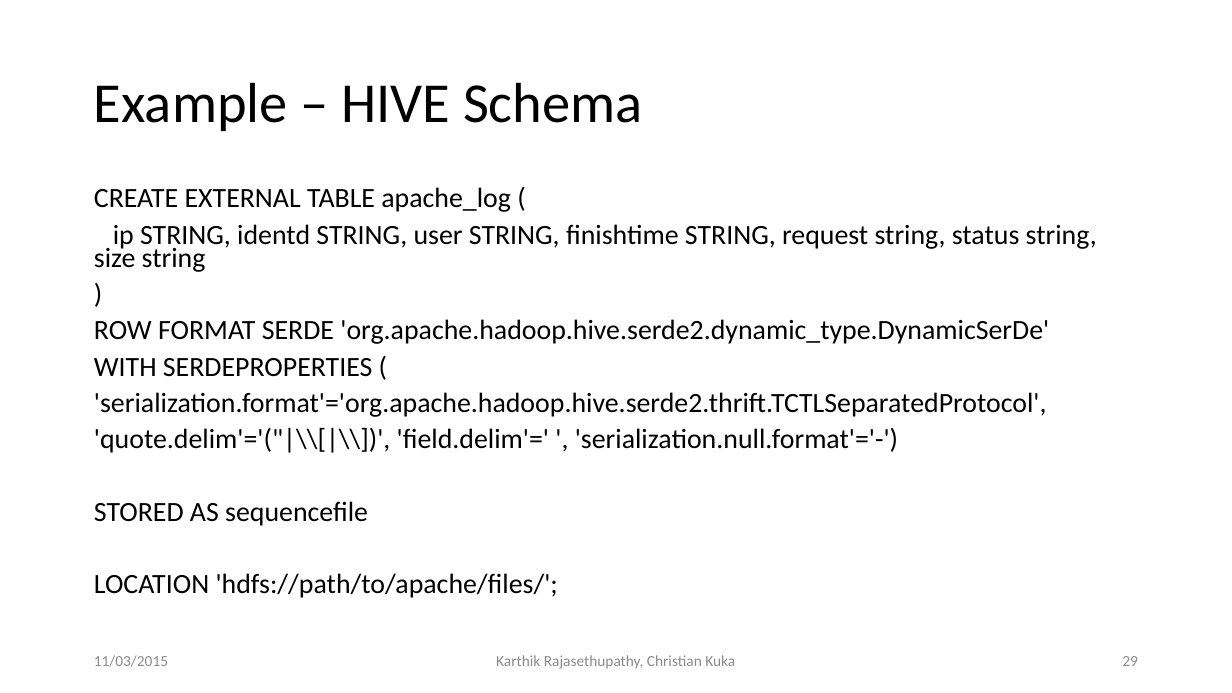
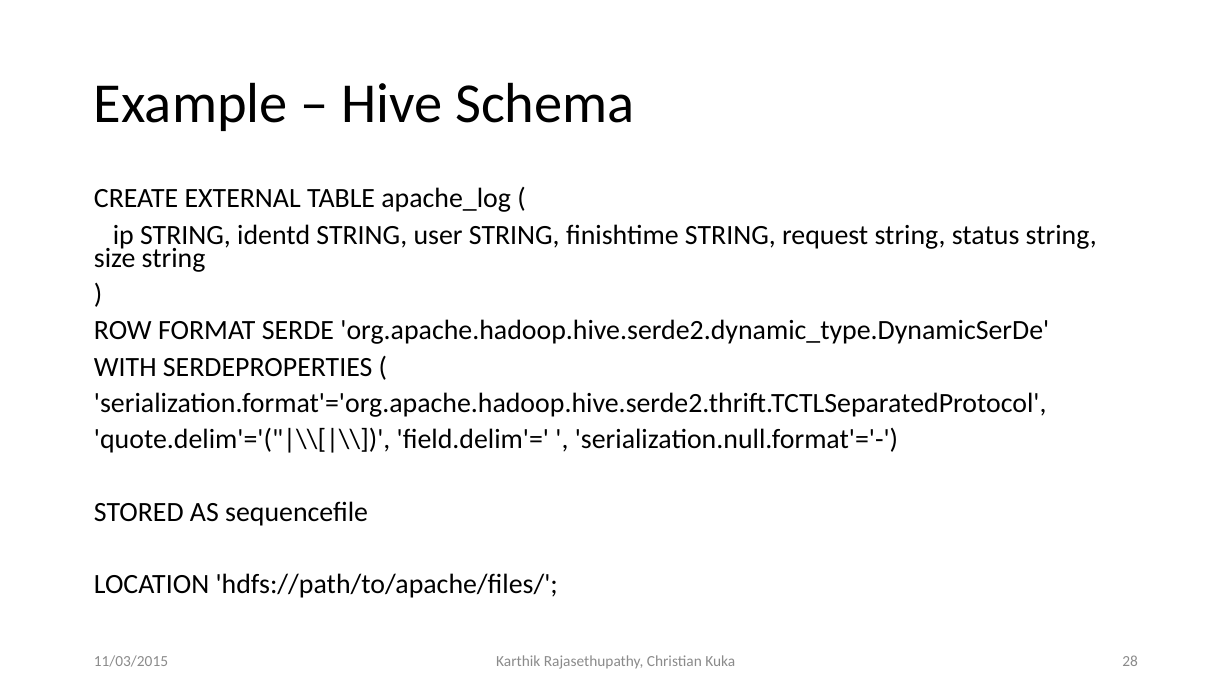
Before and after one commit to ckuka/SHDS, a slide deck: slide 28 of slides/ShanghaiDataScience_Master.pptx (slide 29 before the commit). Drawn at 1232x693 pixels with LibreOffice and Linux fonts; fonts in the diff are those of the drawing. Boxes give left, top, right and bottom in pixels: in the first picture for what was removed or moved away, otherwise in the second. Text is boxed around its words. In the diff, an @@ line names an element or a change of style, - is before the commit and + after.

```diff
--- a/slides/ShanghaiDataScience_Master.pptx
+++ b/slides/ShanghaiDataScience_Master.pptx
@@ title at (x1=94, y1=82, x2=635, y2=131): text changed @@
-Example – HIVE Schema
+Example – Hive Schema
@@ page number at (x1=1122, y1=655, x2=1138, y2=666): text changed @@
-29
+28
```
Also in this commit, not shown: 13 other slides changed, 6 slides added, 5 other files.
